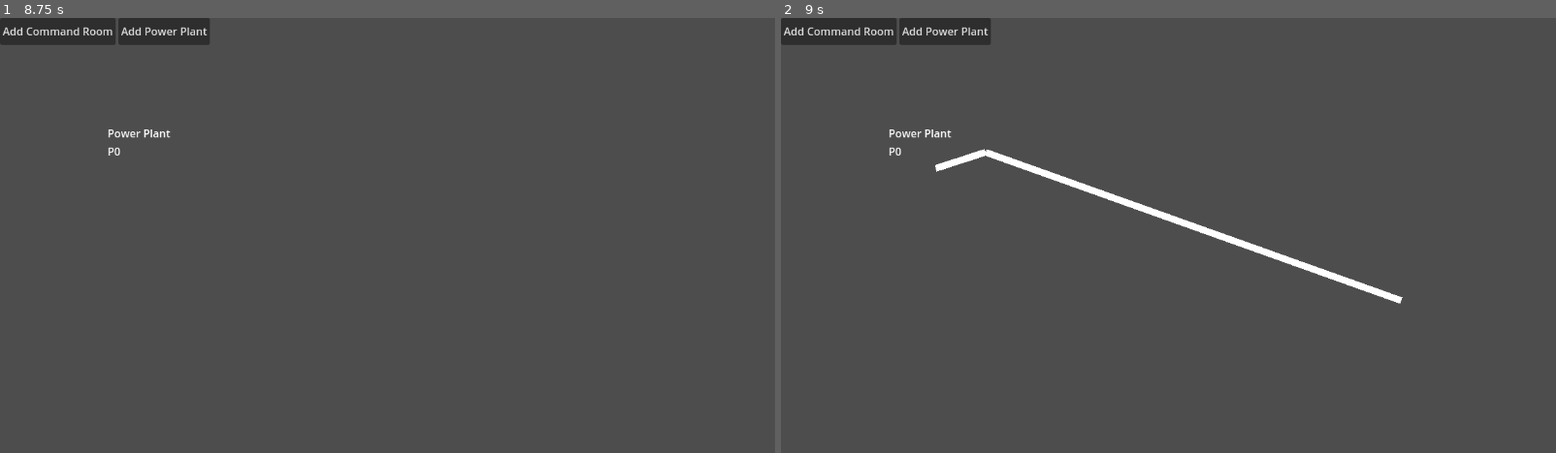
Above: before the commit, frames 1-2 (left to right).
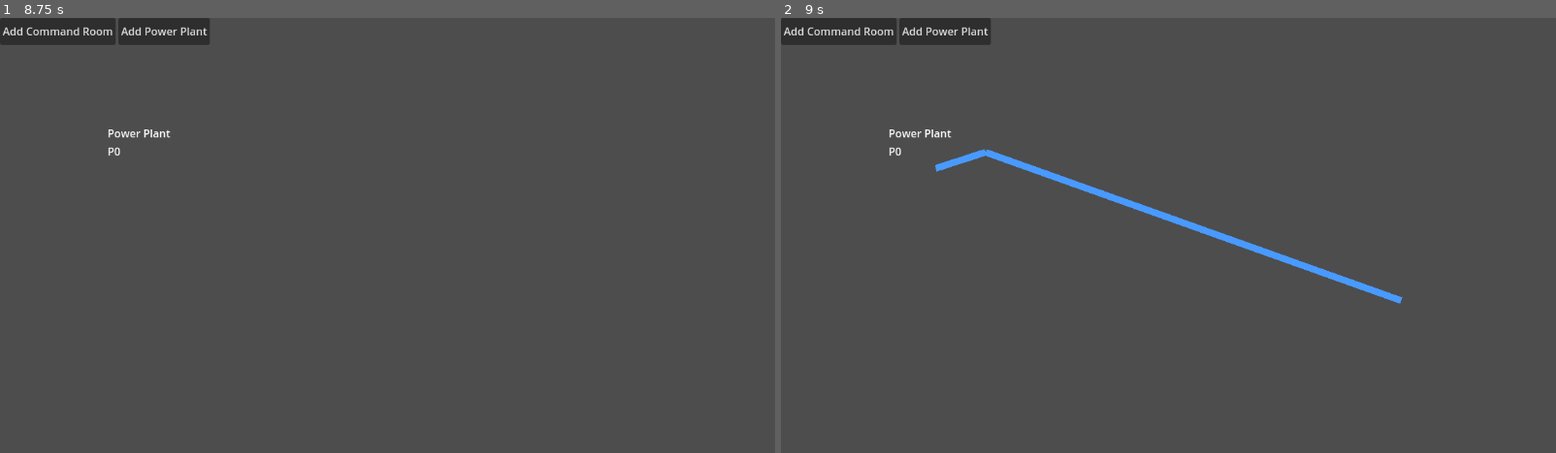
Above: after the commit, the same moments.

Repository: juhanikat/mothership
Game: Godot game, scene res://scenes/main.tscn
Two runs of this game, one before a commit and one after it. Both use one fixed random seed, a clock stepped at 60 frames per second and the inputs below.
Inputs (mouse positions are in pixels of both pictures, inside the frame that each line leads up to):
- Up to frame 1 (8.75 s): click "Add Command Room" at 0.5 s; click "Add Power Plant" at 1.25 s; click "Add Command Room" at 2 s; click "Add Power Plant" at 2.75 s; click "Add Command Room" at 3.5 s; click "Add Power Plant" at 4.25 s; tap Enter at 5, 6.5, 8 s; move the mouse to (147, 170) at 5.02 s; hold Space (path_build_mode) 5.03-5.78 s; click (147, 170) at 5.17 s; move the mouse to (232, 257) at 5.77 s; tap R (rotate_tile) at 5.85, 7.35 s; click (232, 257) at 5.92 s; move the mouse to (465, 139) at 6.52 s; hold Space (path_build_mode) 6.53-7.28 s; click (465, 139) at 6.67 s; move the mouse to (348, 322) at 7.27 s; click (348, 322) at 7.42 s; move the mouse to (620, 300) at 8.02 s; hold Space (path_build_mode) from 8.03 s (still down); click (620, 300) at 8.17 s
- Up to frame 2 (9 s): move the mouse to (936, 170) at 8.77 s; release Space (path_build_mode) at 8.78 s; tap R (rotate_tile) at 8.85 s; click (936, 170) at 8.92 s

Frame 1 is identical in both runs. In frame 2, 1.1% of the frame differs, in the area x 19-81%, y 30-66%.

Commit message:
fix git change issues on laptop

Diff:
--- a/scenes/main.tscn
+++ b/scenes/main.tscn
@@ -29,6 +29,7 @@
 [node name="NavigationAgent" type="NavigationAgent2D" parent="NavActor"]
 
 [node name="PathLine" type="Line2D" parent="."]
+default_color = Color(0.286147, 0.60386, 1, 1)
 
 [connection signal="area_entered" from="RoomSpawnArea" to="." method="_on_room_spawn_area_area_entered"]
 [connection signal="area_exited" from="RoomSpawnArea" to="." method="_on_room_spawn_area_area_exited"]
Not shown: 1 places in scenes/connector.tscn that only renumber resources
Not shown: 1 places in scenes/room.tscn that only renumber resources
Not shown, changed: .gitignore
